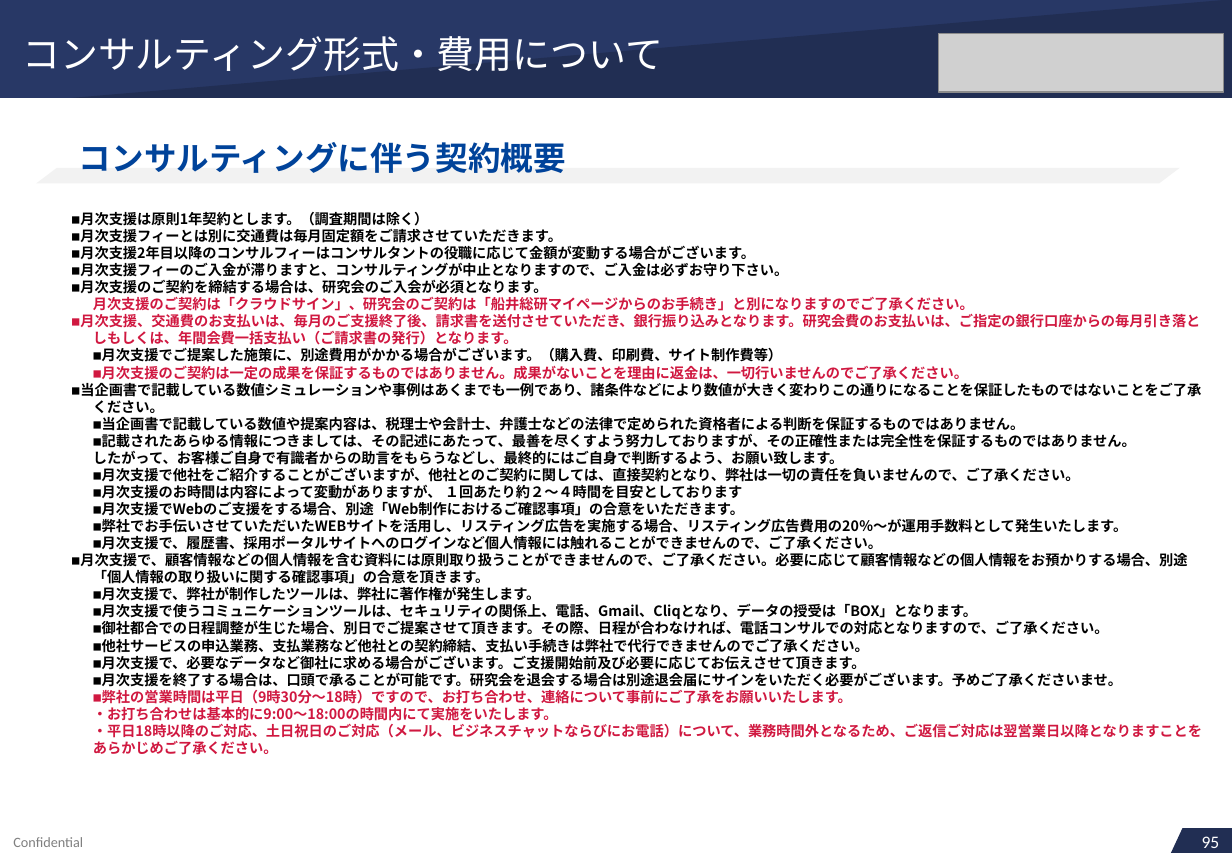
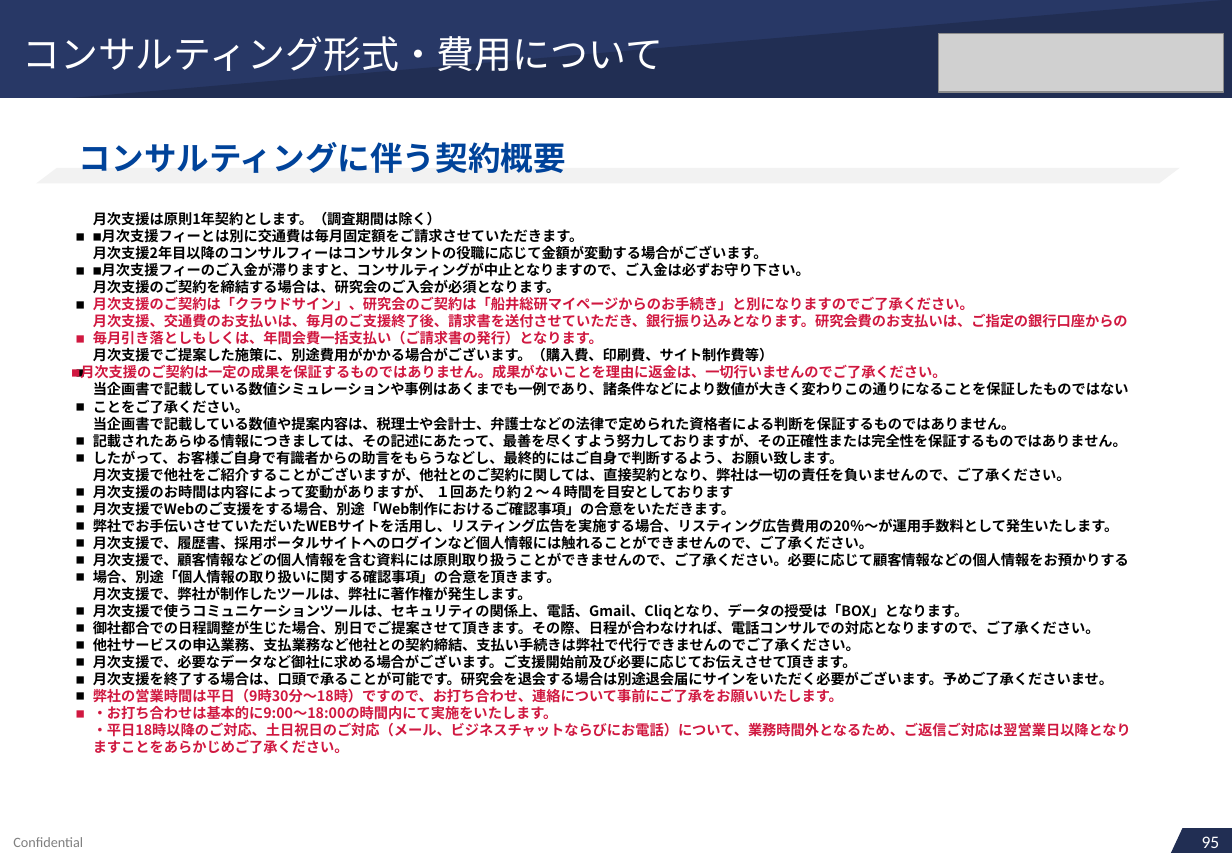
Before and after one commit to soshiro-iki-sys/-, a slide deck: slide 84 of proposals/REVIVAL_LINK様_ご提案書.pptx. Drawn at 1232x853 pixels with LibreOffice and Linux fonts; fonts in the diff are those of the drawing; grey boxes stand for pictures. Boxes give left, top, right and bottom in pixels: in the first picture for what was removed or moved away, otherwise in the second. Text is boxed around its words. In the diff, an @@ line names an element or a change of style, - is before the commit and + after.

```diff
--- a/proposals/REVIVAL_LINK様_ご提案書.pptx
+++ b/proposals/REVIVAL_LINK様_ご提案書.pptx
@@ text added at [69, 210, 91, 432], 9 pt, text #000000 @@
+◼
+◼
+◼
+◼
+◼
+◼
+◼
@@ text removed at [71, 212, 1202, 755] @@
-◼月次支援は原則1年契約とします。（調査期間は除く）
-◼月次支援フィーとは別に交通費は毎月固定額をご請求させていただきます。
-◼月次支援2年目以降のコンサルフィーはコンサルタントの役職に応じて金額が変動する場合がございます。
-◼月次支援フィーのご入金が滞りますと、コンサルティングが中止となりますので、ご入金は必ずお守り下さい。
-◼月次支援のご契約を締結する場合は、研究会のご入会が必須となります。
-月次支援のご契約は「クラウドサイン」、研究会のご契約は「船井総研マイページからのお手続き」と別になりますのでご了承ください。
-◼月次支援、交通費のお支払いは、毎月のご支援終了後、請求書を送付させていただき、銀行振り込みとなります。研究会費のお支払いは、ご指定の銀行口座からの毎月引き落としもしくは、年間会費一括支払い（ご請求書の発行）となります。
-◼月次支援でご提案した施策に、別途費用がかかる場合がございます。（購入費、印刷費、サイト制作費等）
-◼月次支援のご契約は一定の成果を保証するものではありません。成果がないことを理由に返金は、一切行いませんのでご了承ください。
-◼当企画書で記載している数値シミュレーションや事例はあくまでも一例であり、諸条件などにより数値が大きく変わりこの通りになることを保証したものではないことをご了承ください。
-◼当企画書で記載している数値や提案内容は、税理士や会計士、弁護士などの法律で定められた資格者による判断を保証するものではありません。
-◼記載されたあらゆる情報につきましては、その記述にあたって、最善を尽くすよう努力しておりますが、その正確性または完全性を保証するものではありません。
-したがって、お客様ご自身で有識者からの助言をもらうなどし、最終的にはご自身で判断するよう、お願い致します。
-◼月次支援で他社をご紹介することがございますが、他社とのご契約に関しては、直接契約となり、弊社は一切の責任を負いませんので、ご了承ください。
-◼月次支援のお時間は内容によって変動がありますが、 １回あたり約２～４時間を目安としております
-◼月次支援でWebのご支援をする場合、別途「Web制作におけるご確認事項」の合意をいただきます。
-◼弊社でお手伝いさせていただいたWEBサイトを活用し、リスティング広告を実施する場合、リスティング広告費用の20％～が運用手数料として発生いたします。
-◼月次支援で、履歴書、採用ポータルサイトへのログインなど個人情報には触れることができませんので、ご了承ください。
-◼月次支援で、顧客情報などの個人情報を含む資料には原則取り扱うことができませんので、ご了承ください。必要に応じて顧客情報などの個人情報をお預かりする場合、別途「個人情報の取り扱いに関する確認事項」の合意を頂きます。
-◼月次支援で、弊社が制作したツールは、弊社に著作権が発生します。
-◼月次支援で使うコミュニケーションツールは、セキュリティの関係上、電話、Gmail、Cliqとなり、データの授受は「BOX」となります。
-◼御社都合での日程調整が生じた場合、別日でご提案させて頂きます。その際、日程が合わなければ、電話コンサルでの対応となりますので、ご了承ください。
-◼他社サービスの申込業務、支払業務など他社との契約締結、支払い手続きは弊社で代行できませんのでご了承ください。
-◼月次支援で、必要なデータなど御社に求める場合がございます。ご支援開始前及び必要に応じてお伝えさせて頂きます。
-◼月次支援を終了する場合は、口頭で承ることが可能です。研究会を退会する場合は別途退会届にサインをいただく必要がございます。予めご了承くださいませ。
-◼弊社の営業時間は平日（9時30分～18時）ですので、お打ち合わせ、連絡について事前にご了承をお願いいたします。
-・お打ち合わせは基本的に9:00～18:00の時間内にて実施をいたします。
-・平日18時以降のご対応、土日祝日のご対応（メール、ビジネスチャットならびにお電話）について、業務時間外となるため、ご返信ご対応は翌営業日以降となりますことをあらかじめご了承ください。
@@ text added at [93, 212, 810, 294], 9 pt, text #000000, bold @@
+月次支援は原則1年契約とします。（調査期間は除く）
+◼月次支援フィーとは別に交通費は毎月固定額をご請求させていただきます。
+月次支援2年目以降のコンサルフィーはコンサルタントの役職に応じて金額が変動する場合がございます。
+◼月次支援フィーのご入金が滞りますと、コンサルティングが中止となりますので、ご入金は必ずお守り下さい。
+月次支援のご契約を締結する場合は、研究会のご入会が必須となります。
@@ text added at [93, 297, 1128, 348], 9 pt, text #D01840, bold @@
+月次支援のご契約は「クラウドサイン」、研究会のご契約は「船井総研マイページからのお手続き」と別になりますのでご了承ください。
+月次支援、交通費のお支払いは、毎月のご支援終了後、請求書を送付させていただき、銀行振り込みとなります。研究会費のお支払いは、ご指定の銀行口座からの
+毎月引き落としもしくは、年間会費一括支払い（ご請求書の発行）となります。
@@ text added at [93, 347, 773, 362], 9 pt, text #000000, bold @@
+月次支援でご提案した施策に、別途費用がかかる場合がございます。（購入費、印刷費、サイト制作費等）
@@ text added at [71, 366, 946, 383], 9 pt, text #D01840, bold @@
+◼月次支援のご契約は一定の成果を保証するものではありません。成果がないことを理由に返金は、一切行いませんのでご了承ください。
@@ text added at [93, 382, 1129, 686], 9 pt, text #000000, bold @@
+当企画書で記載している数値シミュレーションや事例はあくまでも一例であり、諸条件などにより数値が大きく変わりこの通りになることを保証したものではない
+ことをご了承ください。
+当企画書で記載している数値や提案内容は、税理士や会計士、弁護士などの法律で定められた資格者による判断を保証するものではありません。
+記載されたあらゆる情報につきましては、その記述にあたって、最善を尽くすよう努力しておりますが、その正確性または完全性を保証するものではありません。
+したがって、お客様ご自身で有識者からの助言をもらうなどし、最終的にはご自身で判断するよう、お願い致します。
+月次支援で他社をご紹介することがございますが、他社とのご契約に関しては、直接契約となり、弊社は一切の責任を負いませんので、ご了承ください。
+月次支援のお時間は内容によって変動がありますが、 １回あたり約２～４時間を目安としております
+月次支援でWebのご支援をする場合、別途「Web制作におけるご確認事項」の合意をいただきます。
+弊社でお手伝いさせていただいたWEBサイトを活用し、リスティング広告を実施する場合、リスティング広告費用の20％～が運用手数料として発生いたします。
+月次支援で、履歴書、採用ポータルサイトへのログインなど個人情報には触れることができませんので、ご了承ください。
+月次支援で、顧客情報などの個人情報を含む資料には原則取り扱うことができませんので、ご了承ください。必要に応じて顧客情報などの個人情報をお預かりする
+場合、別途「個人情報の取り扱いに関する確認事項」の合意を頂きます。
+月次支援で、弊社が制作したツールは、弊社に著作権が発生します。
+月次支援で使うコミュニケーションツールは、セキュリティの関係上、電話、Gmail、Cliqとなり、データの授受は「BOX」となります。
+御社都合での日程調整が生じた場合、別日でご提案させて頂きます。その際、日程が合わなければ、電話コンサルでの対応となりますので、ご了承ください。
+他社サービスの申込業務、支払業務など他社との契約締結、支払い手続きは弊社で代行できませんのでご了承ください。
+月次支援で、必要なデータなど御社に求める場合がございます。ご支援開始前及び必要に応じてお伝えさせて頂きます。
+月次支援を終了する場合は、口頭で承ることが可能です。研究会を退会する場合は別途退会届にサインをいただく必要がございます。予めご了承くださいませ。
@@ text added at [69, 431, 91, 551], 9 pt, text #000000 @@
+◼
+◼
+◼
+◼
@@ text added at [69, 482, 91, 704], 9 pt, text #000000 @@
+◼
+◼
+◼
+◼
+◼
+◼
+◼
@@ text added at [69, 602, 91, 687], 9 pt, text #000000 @@
+◼
+◼
+◼
@@ text added at [93, 689, 1131, 754], 9 pt, text #D01840, bold @@
+弊社の営業時間は平日（9時30分～18時）ですので、お打ち合わせ、連絡について事前にご了承をお願いいたします。
+・お打ち合わせは基本的に9:00～18:00の時間内にて実施をいたします。
+・平日18時以降のご対応、土日祝日のご対応（メール、ビジネスチャットならびにお電話）について、業務時間外となるため、ご返信ご対応は翌営業日以降となり
+ますことをあらかじめご了承ください。
```
Also in this commit, not shown: 51 other slides changed, 4 other files.
